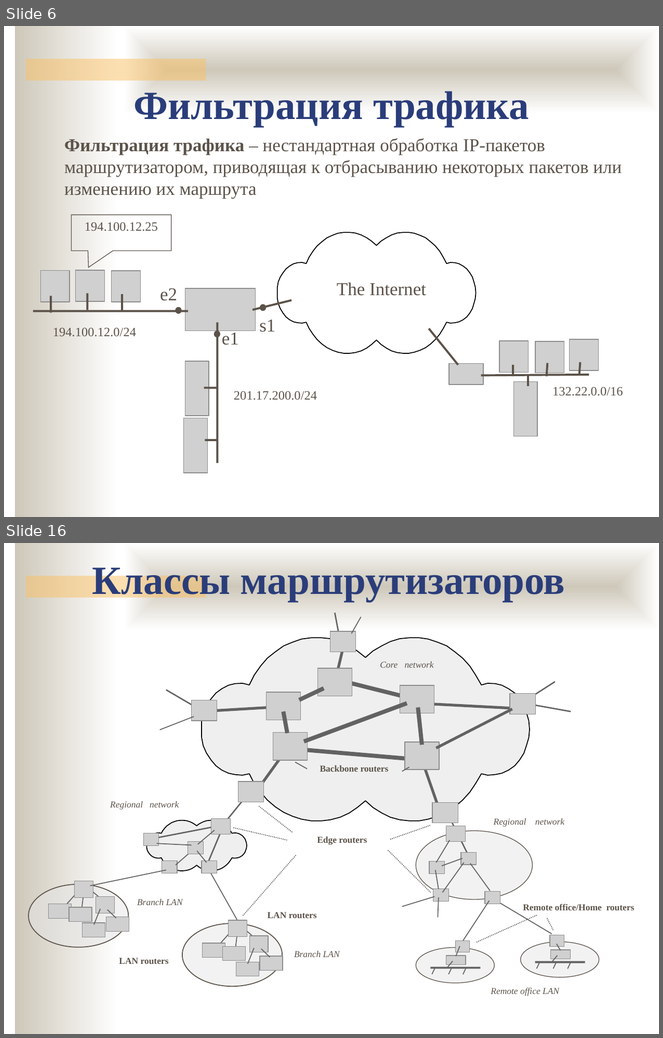
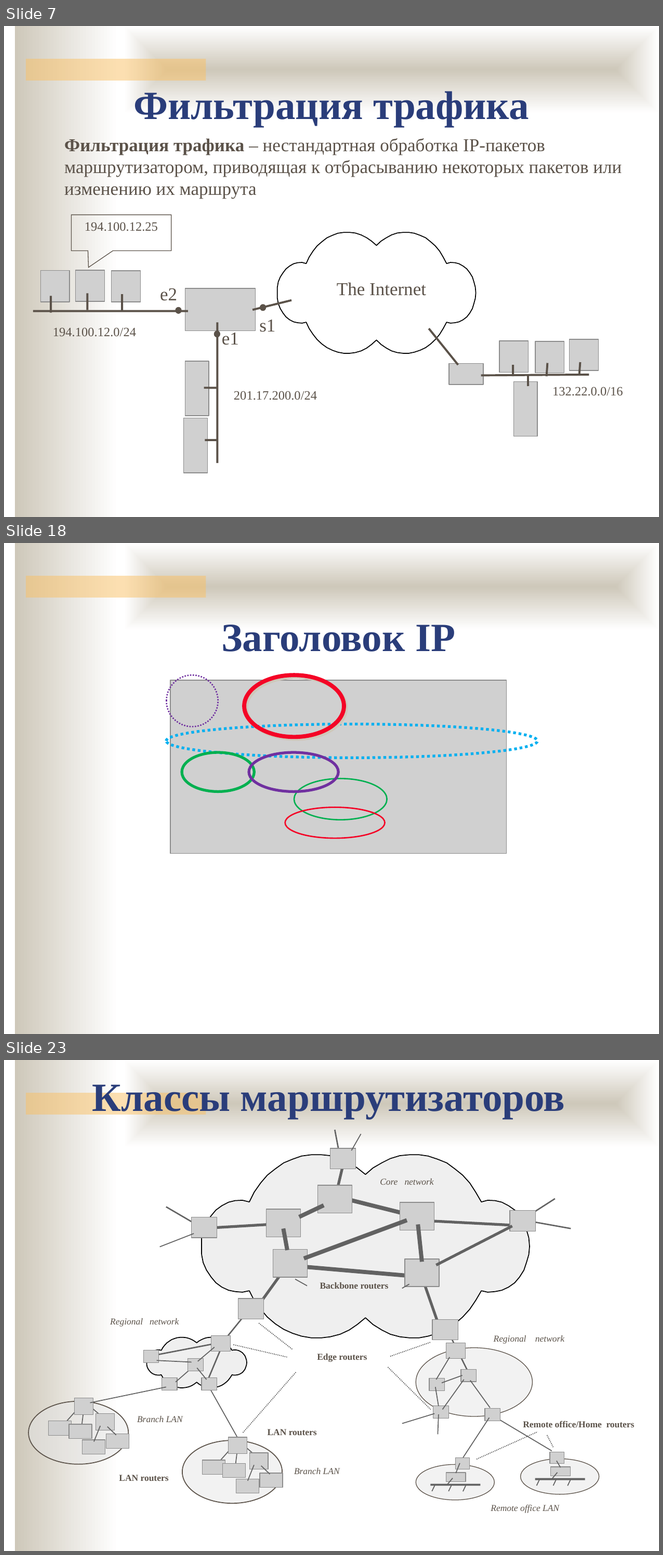
Before and after one commit to ukoloff/nets, a slide deck: lecture/13.pptx. Shown one above the other, each under a label of ours: slides 6 and 16 before the commit, slides 7, 18 and 23 after it; the slides between them are not shown. The pictures are 663x1038 and 663x1555 pixels, drawn with LibreOffice and Linux fonts; fonts in the diff are those of the drawing; grey boxes stand for pictures; background and template pictures are left out. Boxes give left, top, right and bottom in pixels: in the first picture for what was removed or moved away, otherwise in the second. Text is boxed around its words. In the diff, an @@ line names an element or a change of style, - is before the commit and + after.

```diff
--- a/lecture/13.pptx
+++ b/lecture/13.pptx
@@ slide 18 added at (4, 543, 659, 1034), background #FFFFFF; not listed: 3 template elements that a slide beside it also shows @@
@@ text added at (221, 625, 455, 652), 44 pt, text #2A3D7A, bold @@
+Заголовок IP
@@ ellipse added at (166, 676, 218, 727), outline #7030A0 1.5 pt dashed @@
@@ picture added at (170, 681, 506, 854) @@
@@ ellipse added at (244, 676, 344, 737), outline #F40426 4.5 pt @@
@@ ellipse added at (166, 724, 538, 758), outline #00B0F0 3 pt dashed @@
@@ ellipse added at (182, 753, 254, 792), outline #00B050 3 pt @@
@@ ellipse added at (249, 753, 339, 792), outline #7030A0 3 pt @@
@@ ellipse added at (294, 779, 387, 820), outline #00B050 1.5 pt @@
@@ ellipse added at (285, 808, 385, 838), outline #F40426 1.5 pt @@
@@ what was slide 6 is now slide 7 @@
@@ what was slide 16 is now slide 23 @@
```
Also in this commit, not shown: 9 slides changed, 8 other slides added, 1 slide removed.
